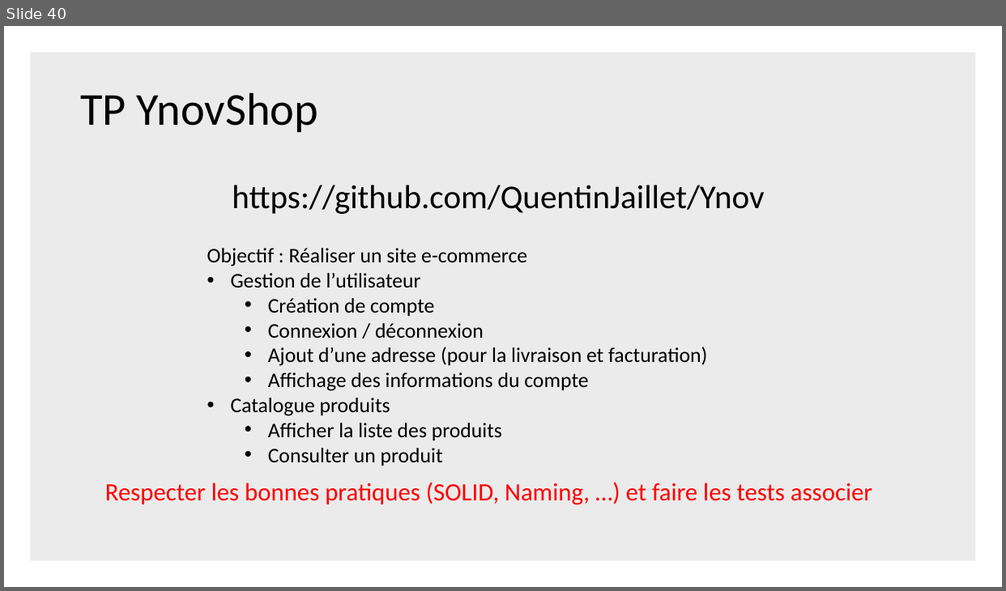
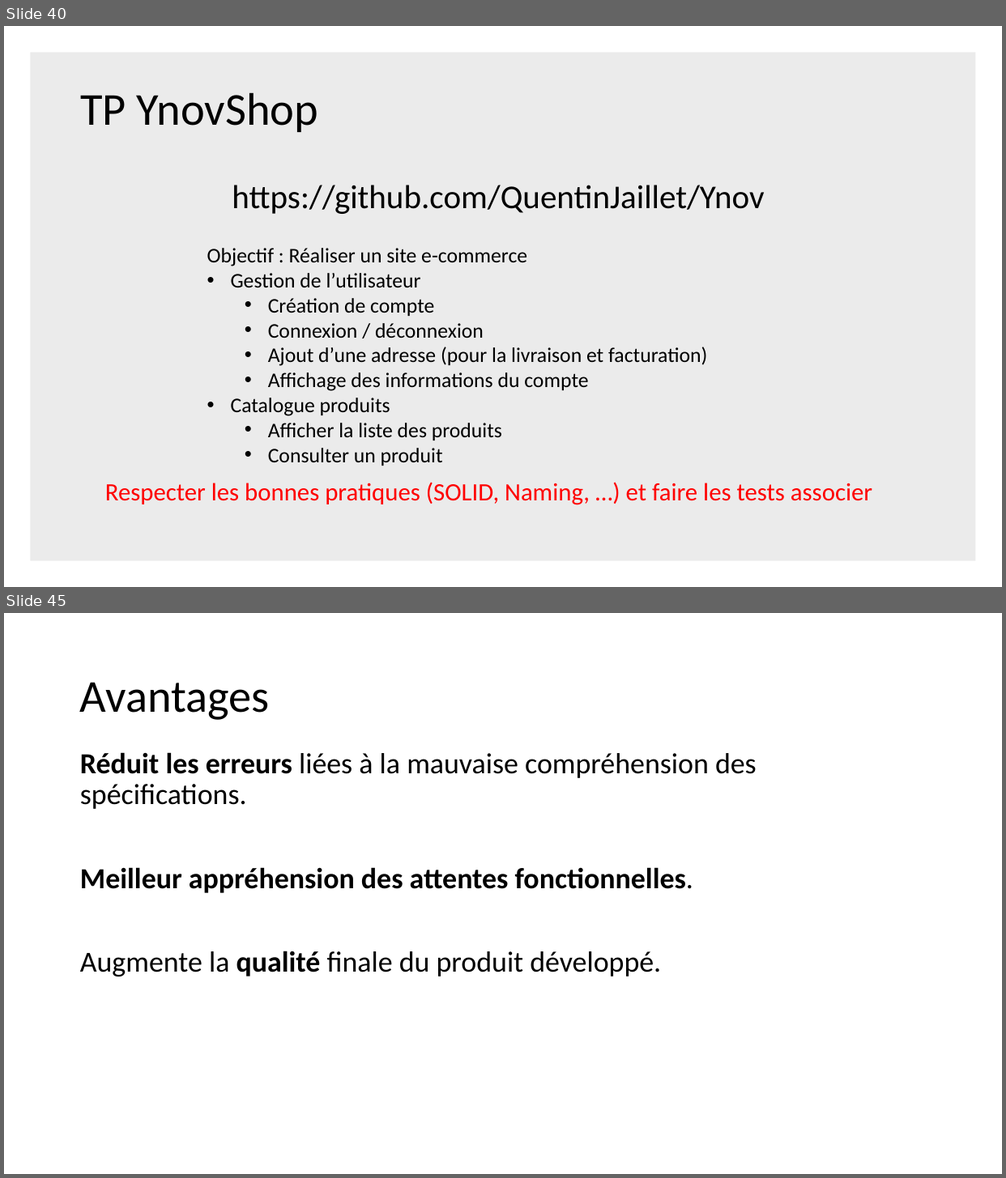
Before and after one commit to QuentinJaillet/Ynov, a slide deck: Documentation/METHODOLOGIE DE TESTS & TESTS UNITAIRES.pptx. Shown one above the other, each under a label of ours: slide 40 before the commit, slides 40 and 45 after it; the slides between them are not shown. The pictures are 1006x591 and 1006x1178 pixels, drawn with LibreOffice and Linux fonts; fonts in the diff are those of the drawing. Boxes give left, top, right and bottom in pixels: in the first picture for what was removed or moved away, otherwise in the second. Text is boxed around its words. In the diff, an @@ line names an element or a change of style, - is before the commit and + after.

```diff
--- a/Documentation/METHODOLOGIE DE TESTS & TESTS UNITAIRES.pptx
+++ b/Documentation/METHODOLOGIE DE TESTS & TESTS UNITAIRES.pptx
@@ slide 45 added at [4,613,1002,1174], background #FFFFFF @@
@@ title added at [80,682,270,720], 44 pt, text #000000 @@
+Avantages
@@ text added at [80,752,756,977], 28 pt, text #000000 @@
+Réduit les erreurs liées à la mauvaise compréhension des spécifications.
+Meilleur appréhension des attentes fonctionnelles.
+Augmente la qualité finale du produit développé.
```
Also in this commit, not shown: 2 slides changed, 9 other slides added, 1 slide removed.
